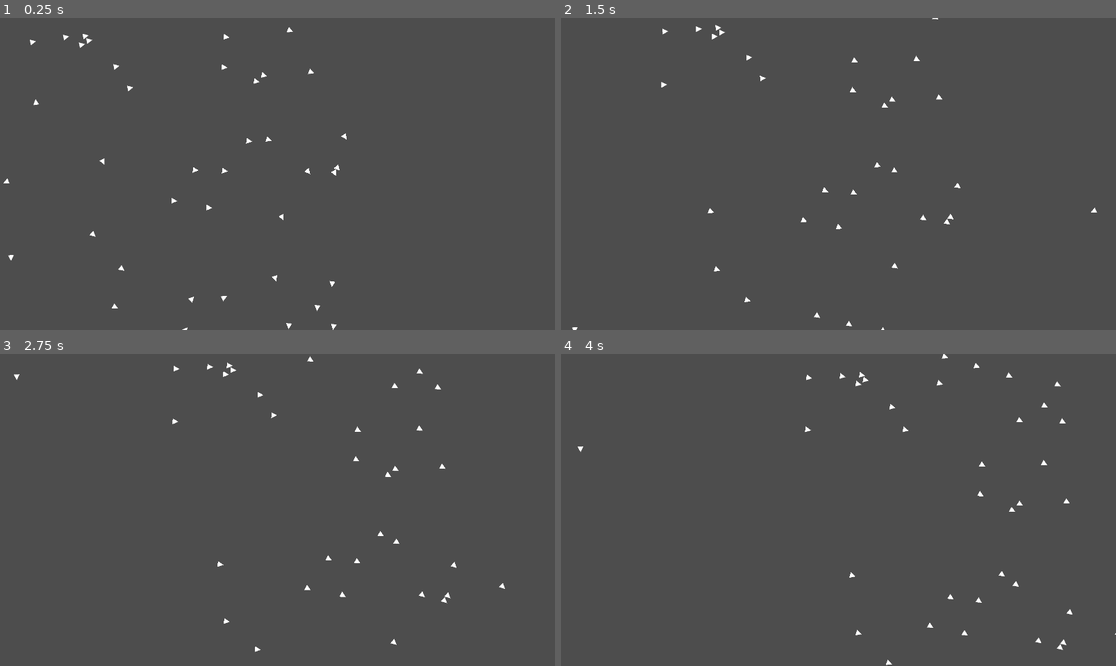
Above: before the commit, frames 1-4 (two rows, left to right).
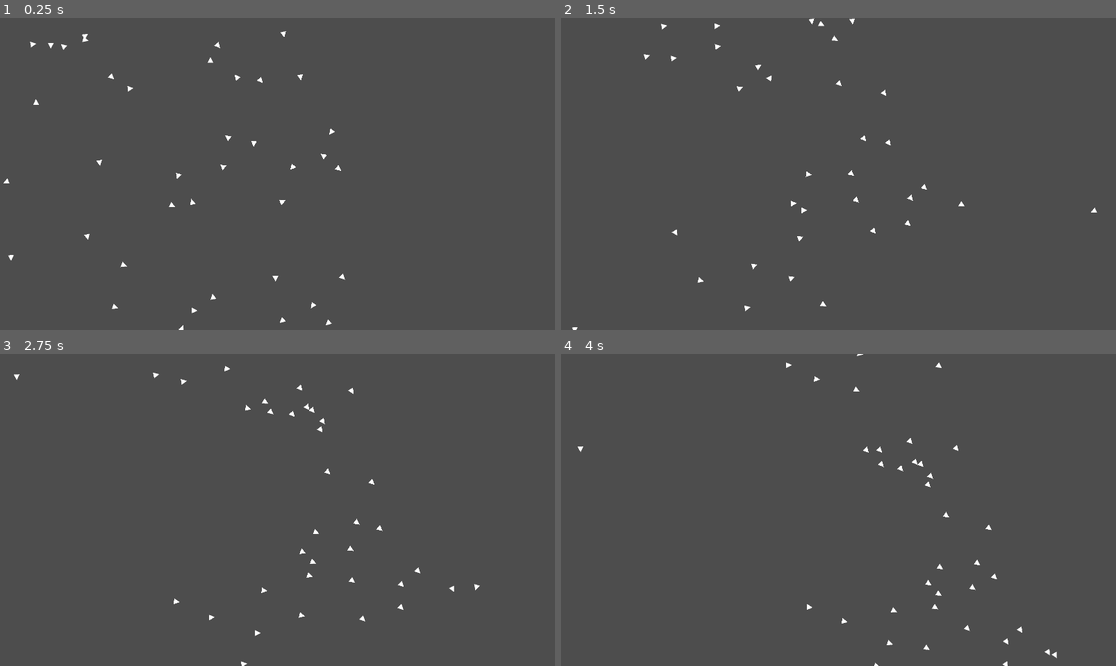
Above: after the commit, the same moments.

Repository: Sub1111/boids
Game: Godot game, scene res://2d/main_2d.tscn
The game is run twice, just before and just after one commit, with the same random seed, the same clock (stepped at 60 frames per second) and the same inputs.
Inputs:
- Up to frame 1 (0.25 s): no input
- Up to frame 2 (1.5 s): no input
- Up to frame 3 (2.75 s): no input
- Up to frame 4 (4 s): no input

The runs differ from the first frame. In frame 1, 0.7% of the frame differs, in the area x 5-63%, y 2-100%; in frame 2, 0.7%; in frame 3, 0.7%; in frame 4, 0.8%, in the area x 40-100%, y 0-100%.

Commit message:
Adding vision cone

Diff:
--- a/2d/fish_2d.gd
+++ b/2d/fish_2d.gd
@@ -4,13 +4,14 @@
 var flock_mates: Array[Node2D]
 
 var avoidance_strength = 1.0
-var alignment_strength = .5
+var alignment_strength = 0.1
 
 const max_speed := 10.0
 const min_speed := 0.0
-const max_steer_force := max_speed
-const forward_acceleration: float = max_speed / 1.5
+const max_steer_force := max_speed / 2.
+const forward_acceleration: float = max_speed / 2.
 const avoidance_radius := 1.
+const vision_cone_threshhold := -0.7
 
 var velocity: Vector2
 var acceleration: Vector2
@@ -26,7 +27,9 @@
 	acceleration = Vector2.ZERO
 	flock_mates = []
 	for fish_area in detector.get_overlapping_areas():
-		flock_mates.append(fish_area.get_parent())
+		var fish = fish_area.get_parent()
+		if in_vision_cone(fish.position):
+			flock_mates.append(fish)
 
 	if flock_mates.size() > 0:
 		acceleration += calculate_avoidance_force()
@@ -45,10 +48,15 @@
 	move(velocity, delta)
 
 
-func move(velocity: Vector2, delta: float):
+
+func in_vision_cone(fish_pos: Vector2) -> bool:
+	return (velocity.normalized().dot((fish_pos - position).normalized()) > vision_cone_threshhold)
+
+func move(velocity: Vector2, delta: float) -> void:
 	position += velocity * delta * scale
 
-func calculate_avoidance_force():
+# Avoidance
+func calculate_avoidance_force() -> Vector2:
 	var avg_dir: Vector2 = Vector2(0., 0.)
 	var dir: Vector2
 
@@ -62,7 +70,9 @@
 
 	return avg_dir * avoidance_strength
 
-func calculate_alignment_force():
+# Alignment
+# TODO: add dependency between distantion and impact of each fish
+func calculate_alignment_force() -> Vector2:
 	var sum_of_angles: float = 0.
 
 	for fish in flock_mates:
